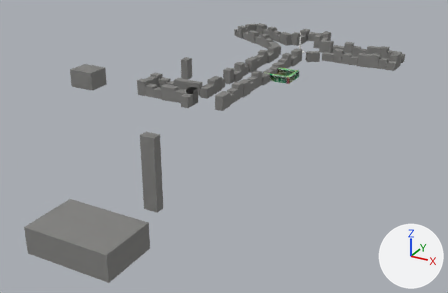
The Blender file The Overcoat/Assets/Models(blend)/Binalar/city.blend as it was, and as the next commit left it.
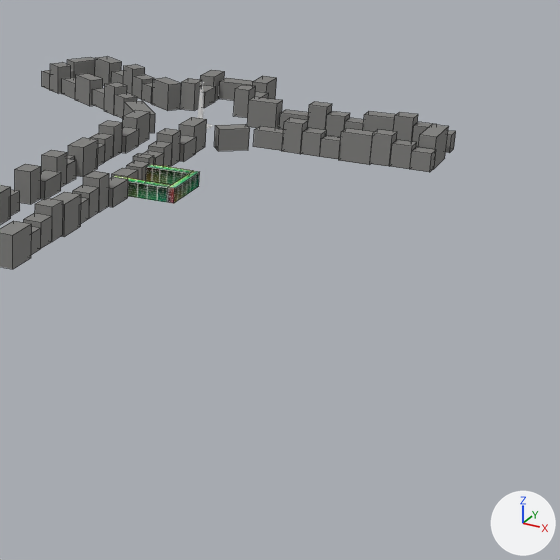
Each version is shown whole from a camera (50 mm lens) standing at (313.0, -623.0, 259.0) and looking at (-22.0, -14.0, -46.0), then close up on the part from 48% to 100% of the width and 0% to 79% of the height. Lighting does not change. The marker at lower right points along +X, +Y and +Z. The close-ups show mesh edges as thin lines.
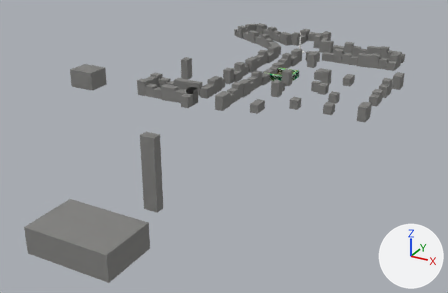
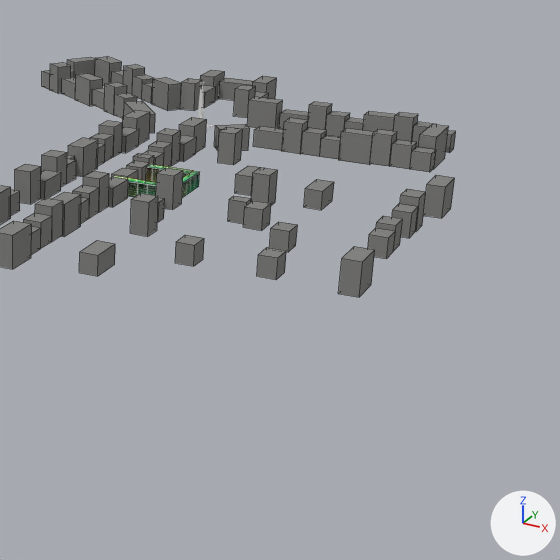
Edits to the bpy script that builds the scene:
```text
Add ob_cube_001:
    ob_cube_001 = bpy.data.objects.new('Cube.001', me_cube_013.copy())  # the mesh of ob_cube_013
    ob_cube_001.location = (16.0, 113.5, 13.8)
    ob_cube_001.scale = (1.55, 1.55, 1.55)
Add ob_cube_002:
    ob_cube_002 = bpy.data.objects.new('Cube.002', me_cube_026.copy())  # the mesh of ob_cube_026
    ob_cube_002.location = (-12.3, 275.7, 13.8)
    ob_cube_002.scale = (1.55, 1.55, 1.55)
Add ob_cube_097:
    ob_cube_097 = bpy.data.objects.new('Cube.097', me_cube_026.copy())  # the mesh of ob_cube_026
    ob_cube_097.location = (-10.0, 181.4, 13.8)
    ob_cube_097.scale = (1.55, 1.55, 1.55)
Add ob_cube_098:
    ob_cube_098 = bpy.data.objects.new('Cube.098', me_cube_029.copy())  # the mesh of ob_cube_029
    ob_cube_098.location = (82.4, 202.4, 13.8)
    ob_cube_098.scale = (1.55, 1.55, 1.55)
Add ob_cube_099:
    ob_cube_099 = bpy.data.objects.new('Cube.099', me_cube_029.copy())  # the mesh of ob_cube_029
    ob_cube_099.location = (108.6, 153.2, 7.9)
    ob_cube_099.scale = (1.55, 1.55, 1.55)
Add ob_cube_100:
    ob_cube_100 = bpy.data.objects.new('Cube.100', me_cube_031.copy())  # the mesh of ob_cube_031
    ob_cube_100.location = (28.3, 80.4, 7.9)
    ob_cube_100.scale = (1.55, 1.55, 1.55)
Add ob_cube_101:
    ob_cube_101 = bpy.data.objects.new('Cube.101', me_cube_023.copy())  # the mesh of ob_cube_023
    ob_cube_101.location = (28.3, 125.3, 7.9)
    ob_cube_101.scale = (1.55, 1.55, 1.55)
Add ob_cube_102:
    ob_cube_102 = bpy.data.objects.new('Cube.102', me_cube_022.copy())  # the mesh of ob_cube_022
    ob_cube_102.location = (100.4, 125.3, 7.9)
    ob_cube_102.scale = (1.55, 1.55, 1.55)
Add ob_cube_103:
    ob_cube_103 = bpy.data.objects.new('Cube.103', me_cube_021.copy())  # the mesh of ob_cube_021
    ob_cube_103.location = (149.0, 64.7, 7.9)
    ob_cube_103.scale = (1.55, 1.55, 1.55)
Add ob_cube_104:
    ob_cube_104 = bpy.data.objects.new('Cube.104', me_cube_020.copy())  # the mesh of ob_cube_020
    ob_cube_104.location = (28.3, 125.3, 7.9)
    ob_cube_104.scale = (1.55, 1.55, 1.55)
Add ob_cube_105:
    ob_cube_105 = bpy.data.objects.new('Cube.105', me_cube_019.copy())  # the mesh of ob_cube_019
    ob_cube_105.location = (153.2, 125.3, 7.9)
    ob_cube_105.scale = (1.55, 1.55, 1.55)
Add ob_cube_106:
    ob_cube_106 = bpy.data.objects.new('Cube.106', me_cube_018.copy())  # the mesh of ob_cube_018
    ob_cube_106.location = (90.5, 125.3, 7.9)
    ob_cube_106.scale = (1.55, 1.55, 1.55)
Add ob_cube_107:
    ob_cube_107 = bpy.data.objects.new('Cube.107', me_cube_017.copy())  # the mesh of ob_cube_017
    ob_cube_107.location = (148.4, 125.3, 7.9)
    ob_cube_107.scale = (1.55, 1.55, 1.55)
Add ob_cube_108:
    ob_cube_108 = bpy.data.objects.new('Cube.108', me_cube_016.copy())  # the mesh of ob_cube_016
    ob_cube_108.location = (146.7, 101.3, 7.9)
    ob_cube_108.scale = (1.55, 1.55, 1.55)
Add ob_cube_109:
    ob_cube_109 = bpy.data.objects.new('Cube.109', me_cube_015.copy())  # the mesh of ob_cube_015
    ob_cube_109.location = (146.7, 101.3, 7.9)
    ob_cube_109.scale = (1.55, 1.55, 1.55)
Add ob_cube_110:
    ob_cube_110 = bpy.data.objects.new('Cube.110', me_cube_012.copy())  # the mesh of ob_cube_012
    ob_cube_110.location = (28.3, 125.3, 7.9)
    ob_cube_110.scale = (1.55, 1.55, 1.55)
Add ob_cube_111:
    ob_cube_111 = bpy.data.objects.new('Cube.111', me_cube_011.copy())  # the mesh of ob_cube_011
    ob_cube_111.location = (109.8, 125.3, 7.9)
    ob_cube_111.scale = (1.55, 1.55, 1.55)
Add ob_cube_112:
    ob_cube_112 = bpy.data.objects.new('Cube.112', me_cube_010.copy())  # the mesh of ob_cube_010
    ob_cube_112.location = (28.3, 44.9, 7.9)
    ob_cube_112.scale = (1.55, 1.55, 1.55)
Add ob_cube_113:
    ob_cube_113 = bpy.data.objects.new('Cube.113', me_cube_009.copy())  # the mesh of ob_cube_009
    ob_cube_113.location = (28.3, 125.3, 7.9)
    ob_cube_113.scale = (1.55, 1.55, 1.55)
```

Location of each change, [x1, y1, x2, y2] in pixels of the close-ups (560 x 560 px):
'Cube.103', added
    after: [339, 246, 375, 297]
'Cube.104', added
    after: [130, 193, 158, 236]
'Cube.105', added
    after: [423, 175, 455, 218]
'Cube.100', added
    after: [79, 240, 115, 276]
'Cube.097', added
    after: [156, 168, 183, 210]
'Cube.110', added
    after: [251, 167, 278, 206]
'Cube.002', added
    after: [218, 127, 243, 165]
'Cube.099', added
    after: [257, 247, 286, 280]
'Cube.112', added
    after: [175, 235, 204, 266]
'Cube.106', added
    after: [304, 179, 334, 210]
'Cube.098', added
    after: [243, 201, 271, 230]
'Cube.102', added
    after: [269, 222, 298, 252]
'Cube.109', added
    after: [368, 228, 395, 259]
'Cube.111', added
    after: [392, 204, 418, 238]
'Cube.107', added
    after: [400, 189, 426, 232]
'Cube.001', added
    after: [235, 166, 260, 196]
'Cube.113', added
    after: [228, 196, 252, 224]
'Cube.108', added
    after: [376, 216, 403, 251]
'Cube.101', added
    after: [157, 198, 164, 222]
